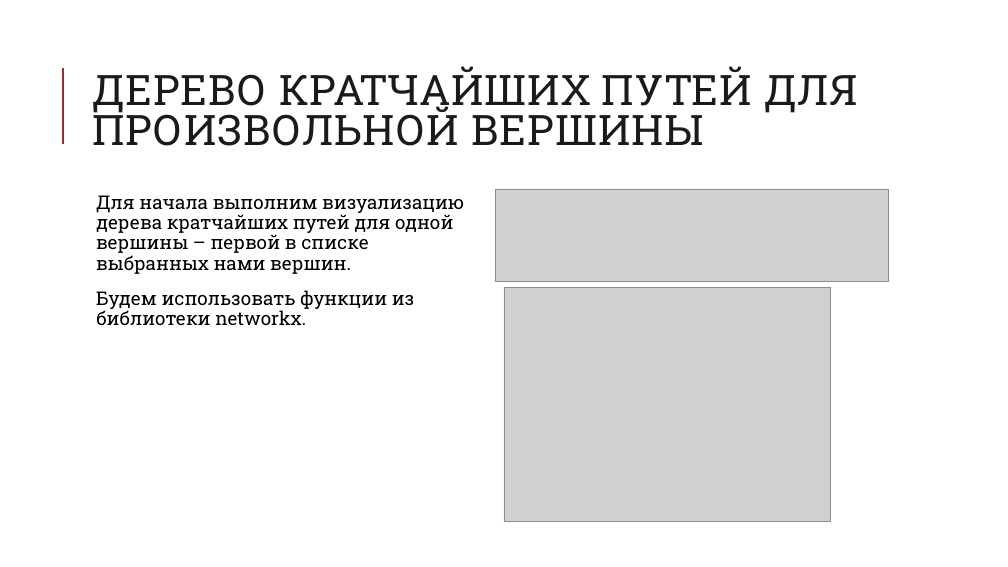
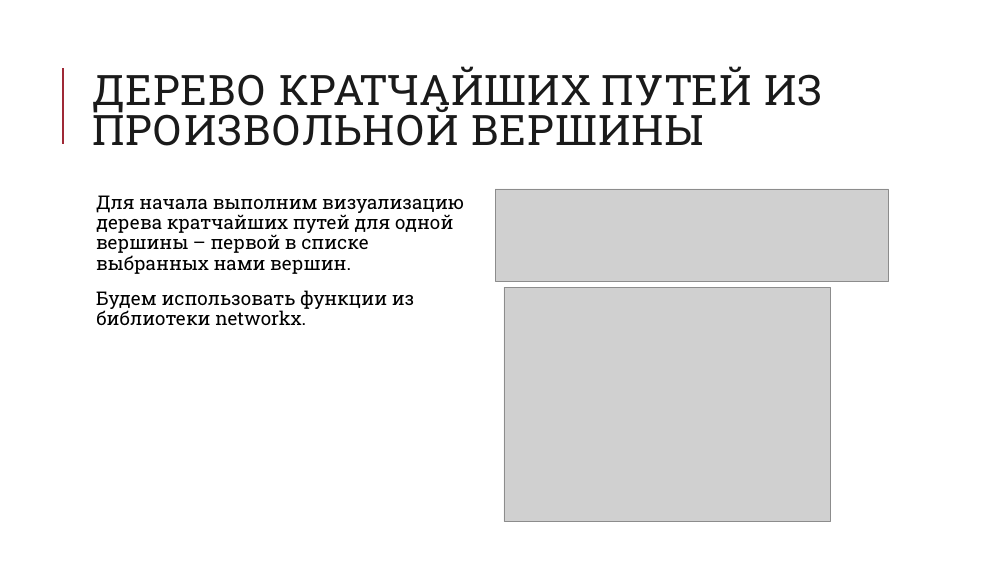
Before and after one commit to oksanamda/OSM-Graphs, a slide deck: slide 11 of docs/OSM Ufa Presentation.pptx. Drawn at 1008x567 pixels with LibreOffice and Linux fonts; fonts in the diff are those of the drawing; grey boxes stand for pictures. Boxes give left, top, right and bottom in pixels: in the first picture for what was removed or moved away, otherwise in the second. Text is boxed around its words. In the diff, an @@ line names an element or a change of style, - is before the commit and + after.

```diff
--- a/docs/OSM Ufa Presentation.pptx
+++ b/docs/OSM Ufa Presentation.pptx
@@ title at (92, 67, 822, 146): text changed @@
-ДЕРЕВО КРАТЧАЙШИХ ПУТЕЙ ДЛЯ ПРОИЗВОЛЬНОЙ ВЕРШИНЫ
+ДЕРЕВО КРАТЧАЙШИХ ПУТЕЙ ИЗ ПРОИЗВОЛЬНОЙ ВЕРШИНЫ
```
Also in this commit, not shown: 6 other slides changed, 1 slide added, 1 other file.
